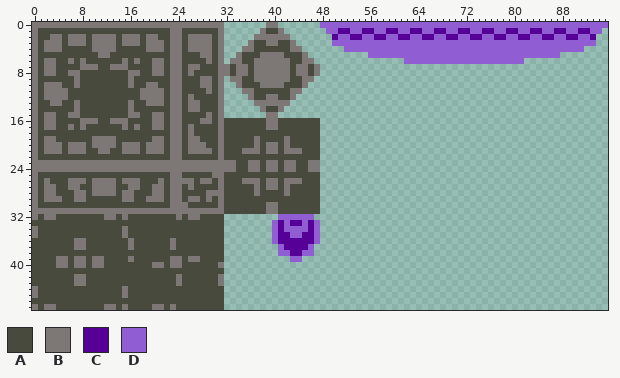
One commit to this sprite sheet: Resources/8x8.png. The first picture shows the starting point.
The file is 96x48 pixels.
Palette (. is transparent): A #484a3e  B #7d7775  C #560098  D #915dd3
After:
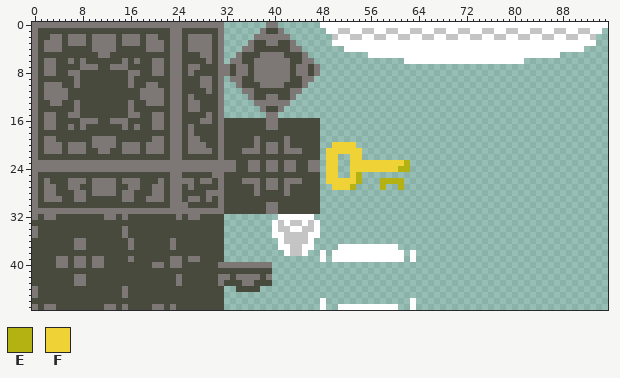
Colours new in this view: E #b4b113  F #efd336
Diff:
colour C: #560098 -> #c4c4c4
colour D: #915dd3 -> #ffffff
Changed rows in their new state; - is a pixel that keeps its letter.
first column x 49:
20 -FFFF---------
21 FFFFFF--------
22 FF--FF--------
23 FF--FFFFFFFFFE
24 FF--FFFFFFFFEE
25 FF--FE--------
26 FFFFFE---EEEE-
27 -FFFE----E--E-
first column x 32:
34 ----------C--C------------------
35 ---------D-CC-D-----------------
36 --------.D----D.----------------
37 ----------D--D-----DDDDDDDDDD---
38 ---------.----.-D-DDDDDDDDDDDD-D
39 -----------..---D-DDDDDDDDDDDD-D
40 BBBBBBBB------------------------
41 AAAAAAAA------------------------
42 BABBBBAB------------------------
43 AAABBAAA------------------------
44 --AAAA--------------------------
46 ----------------D--------------D
47 ----------------D--DDDDDDDDDD--D
Changed places in both pictures, as pixel boxes (x1, y1, x2, y2):
changed: (320, 22, 608, 64)
changed: (224, 142, 416, 292)
added: (320, 298, 416, 310)
